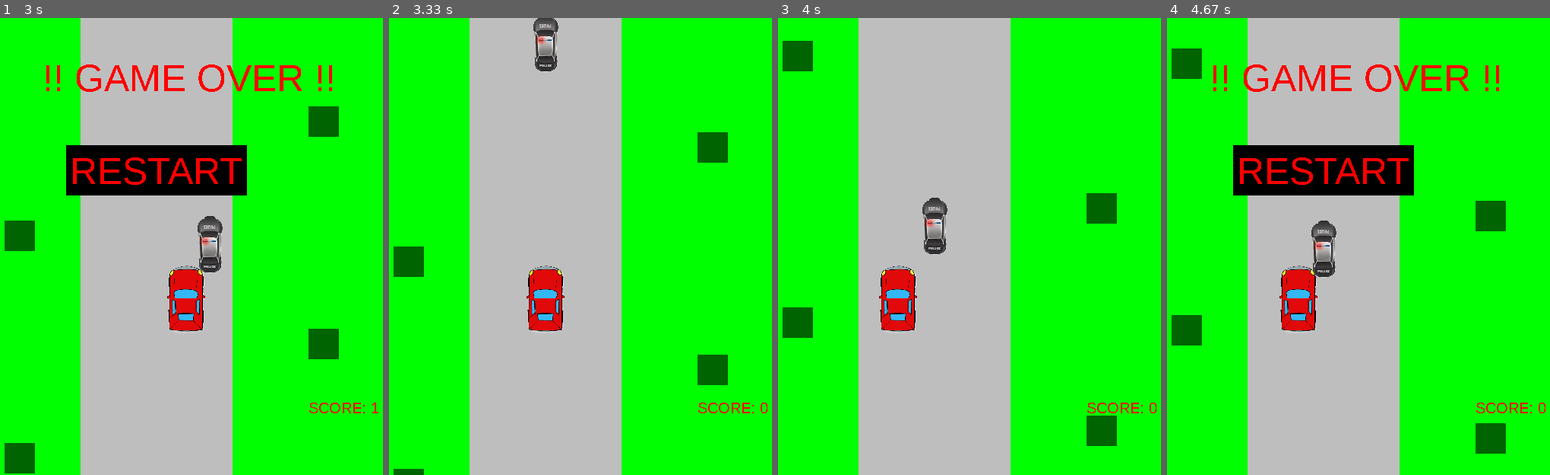
Above: before the commit, frames 1-4 (left to right).
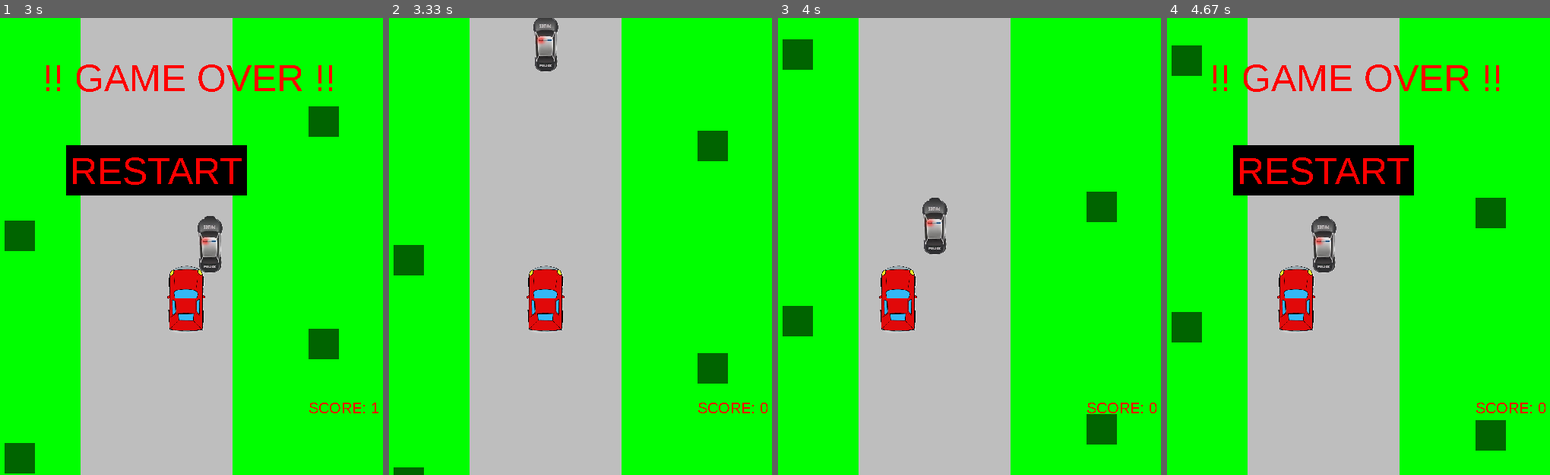
Above: after the commit, the same moments.

Repository: vedantvisoliya/Simple-car-game-in-pygame
Game: pygame game, started from game.py
The game is run twice, just before and just after one commit, with the same random seed, the same clock (stepped at 60 frames per second) and the same inputs.
Inputs (mouse positions are in pixels of both pictures, inside the frame that each line leads up to):
- Up to frame 1 (3 s): hold Right 0.33-0.8 s; hold Left 1.33-1.87 s; hold Left 1.9-2.3 s; hold Right 2.33-2.97 s
- Up to frame 2 (3.33 s): click "RESTART" at 3.05 s
- Up to frame 3 (4 s): hold Left 3.33-3.8 s; hold Right from 3.83 s (still down)
- Up to frame 4 (4.67 s): release Right at 4.3 s; click (1182, 356) at 4.38 s

Frame 1 is identical in both runs. In frame 2, 0.2% of the frame differs, in the area x 1-89%, y 24-99%; in frame 3, 0.2%; in frame 4, 1.5%, in the area x 1-89%, y 6-96%.

Commit message:
Screen freeze bug removal

Diff:
--- a/game.py
+++ b/game.py
@@ -3,7 +3,7 @@
 import random
 
 pygame.init()
-pygame.display.set_caption("Khel")
+pygame.display.set_caption("Car Game")
 points = 0
 window = pygame.display.set_mode((600,600))
 window.fill('green')
@@ -51,6 +51,17 @@
     window.blit(car2,(car2_rect))
     realcar = pygame.Rect(car_rect.x + 3, car_rect.y + 3, car_rect.width - 8, car_rect.height - 10)
     realcar2 = pygame.Rect(car2_rect.x + 27, car2_rect.y + 5, car2_rect.width - 55, car2_rect.height - 15)
+
+    if realcar.colliderect(realcar2):
+        carstop = True
+        window.blit(gameover,(150,50))
+        pygame.draw.rect(window, 'black', retry_rect.inflate(10,10))
+        if retry_rect.collidepoint(pygame.mouse.get_pos()):
+            window.blit(retry_hover, retry_rect)
+        else:
+            window.blit(retry,retry_rect)
+
+
     if carstop == False:
         x1 += 2
         x2 += 2
@@ -78,13 +89,6 @@
     score = text2.render(f'SCORE: {points}', False, 'red')
     window.blit(score, (500,500))
 
-    if realcar.colliderect(realcar2):
-        carstop = True
-        window.blit(gameover,(150,50))
-        pygame.draw.rect(window, 'black', retry_rect.inflate(10,10))
-        if retry_rect.collidepoint(pygame.mouse.get_pos()):
-            window.blit(retry_hover, retry_rect)
-        else:
-            window.blit(retry,retry_rect)
+
     pygame.display.update()
     clock.tick(60)
